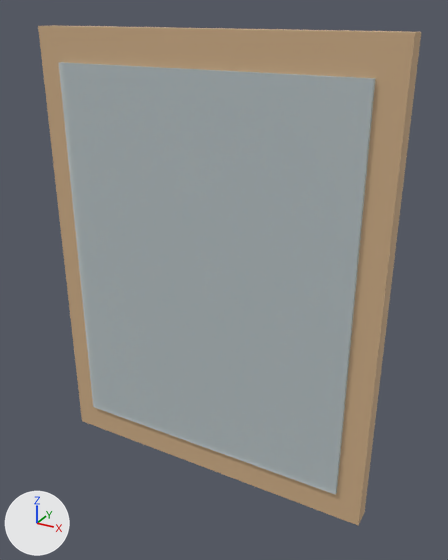
The glTF model storage/picture/mocan-56.glb: old version first, new version second.
One viewpoint serves both versions: a 50 mm lens placed at (0.565, -0.958, 0.932), pointed at (0.035, 0.005, 0.451). Every picture has the same lights, and +X, +Y and +Z are marked at lower left. The first picture is the older version. Vertices at exactly the same position are counted once.

In view in the first picture: 'furniture'.
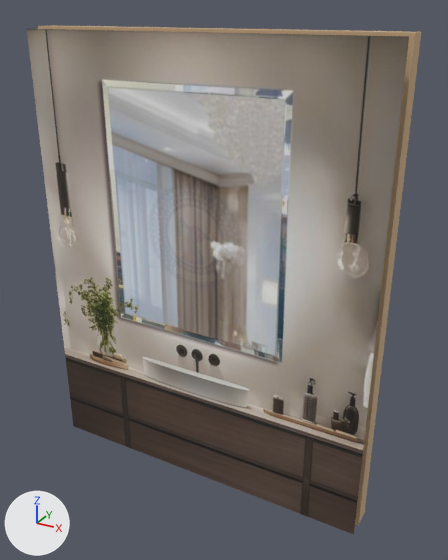
What differs and where, as boxes (x1, y1, x2, y2) in the pictures (448 x 560 px):
```json
{"object": "furniture", "change": "reshaped", "before": [38, 25, 421, 526], "after": [27, 25, 421, 534]}
{"part": 1, "of": "me_mesh_0", "change": "added", "after": [27, 29, 409, 534]}
```

Edits to the scene script, one JSON object a line:
```json
{"op": "add", "block": "img_image_0", "code": ["img_image_0 = load_image('Image_0', '_unpacked/Image_0', 600, 600, 'sRGB')"]}
{"op": "add", "block": "mat_photo", "code": ["mat_photo = principled_material('photo')", "mat_photo.texture = img_image_0", "mat_photo.roughness = 0.85"]}
{"block": "me_mesh_0", "where": "# used by ob_furniture; location = (0.0, 0.0, 0.0)"}
{"block": "me_mesh_0", "where": "# verts and faces of me_mesh_0; kept vertices keep their numbers, new ones are numbered from 16"}
{"op": "remove", "block": "me_mesh_0", "code": "me_mesh_0.from_pydata(...)  # 16 vertices, 24 faces; spans x -0.35..0.35, y -0.028..0.02, z 0.0..0.9"}
{"op": "add", "block": "me_mesh_0", "code": "me_mesh_0.from_pydata(...)  # 20 vertices, 26 faces; spans x -0.35..0.35, y -0.05..0.02, z 0.0..0.9"}
{"block": "me_mesh_0", "change": "me_mesh_0 part 1"}
{"op": "add", "block": "me_mesh_0", "code": "verts[16] = (-0.35, -0.05, 0.004)  # pixel (73, 426)"}
{"op": "add", "block": "me_mesh_0", "code": "verts[17] = (0.35, -0.05, 0.004)  # pixel (353, 534)"}
{"op": "add", "block": "me_mesh_0", "code": "verts[18] = (0.35, -0.05, 0.896)  # pixel (409, 36)"}
{"op": "add", "block": "me_mesh_0", "code": "verts[19] = (-0.35, -0.05, 0.896)  # pixel (26, 28)"}
{"op": "add", "block": "me_mesh_0", "code": "faces += [(16, 17, 18), (16, 18, 19)]  # mat_photo (picture img_image_0)"}
{"op": "add", "block": "me_mesh_0", "code": "me_mesh_0.materials.append(mat_photo)  # picture img_image_0"}
```
